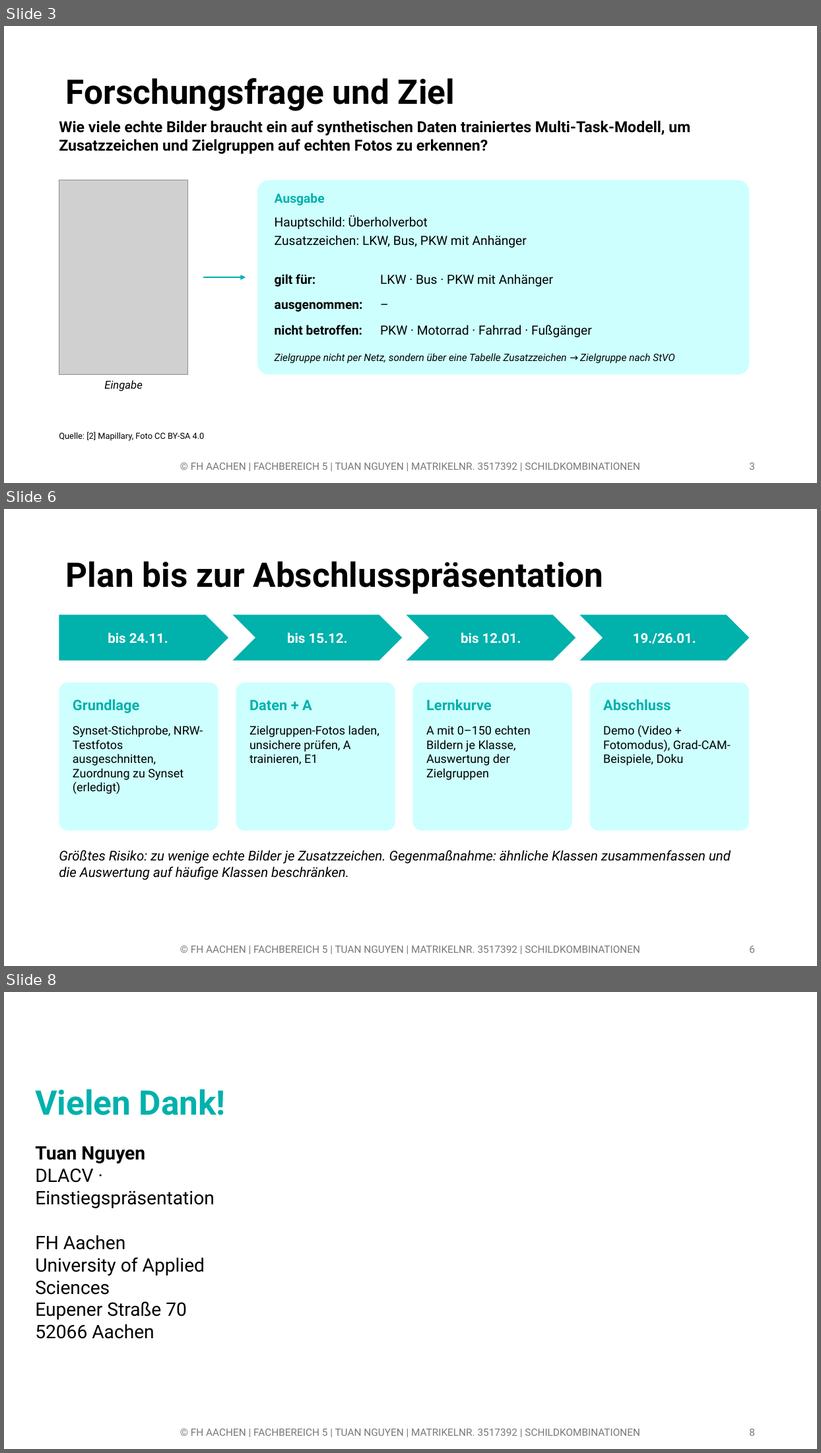
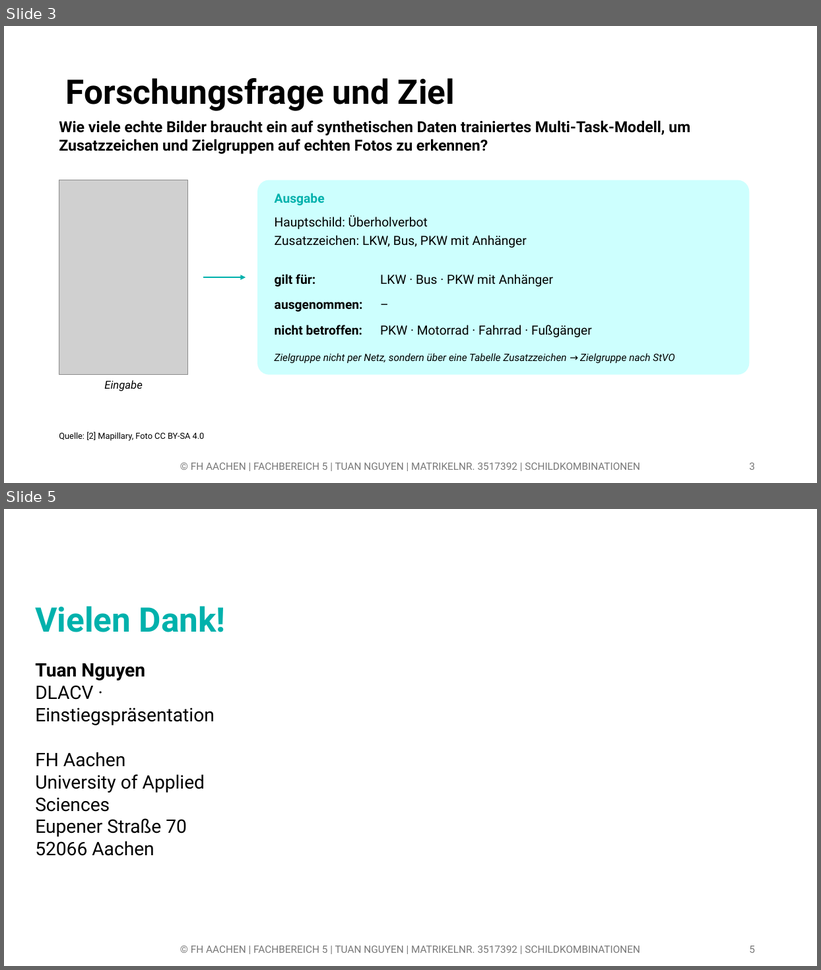
Before and after one commit to tuananh-aa-2001/Traffic-Sign-Recognition-System, a slide deck: praesentationen/01_einstiegspraesentation.pptx. Shown one above the other, each under a label of ours: slides 3, 6 and 8 before the commit, slides 3 and 5 after it; the slides between them are not shown. The pictures are 821x1453 and 821x970 pixels, drawn with LibreOffice and Linux fonts; fonts in the diff are those of the drawing; grey boxes stand for pictures; background and template pictures are left out. Boxes give left, top, right and bottom in pixels: in the first picture for what was removed or moved away, otherwise in the second. Text is boxed around its words. In the diff, an @@ line names an element or a change of style, - is before the commit and + after.

```diff
--- a/praesentationen/01_einstiegspraesentation.pptx
+++ b/praesentationen/01_einstiegspraesentation.pptx
@@ slide 6 removed at [4,509,817,966], background #FFFFFF @@
@@ title removed at [66,561,604,594] @@
-Plan bis zur Abschlusspräsentation
@@ pentagon arrow removed at [59,615,228,661] @@
-bis 24.11.
@@ chevron removed at [233,615,403,661] @@
-bis 15.12.
@@ chevron removed at [407,615,576,661] @@
-bis 12.01.
@@ chevron removed at [580,615,749,661] @@
-19./26.01.
@@ rounded rectangle removed at [59,683,218,831] @@
@@ rounded rectangle removed at [236,683,395,831] @@
@@ rounded rectangle removed at [413,683,572,831] @@
@@ rounded rectangle removed at [590,683,749,831] @@
@@ text removed at [73,699,139,714] @@
-Grundlage
@@ text removed at [250,700,312,710] @@
-Daten + A
@@ text removed at [426,699,492,710] @@
-Lernkurve
@@ text removed at [603,699,671,711] @@
-Abschluss
@@ text removed at [73,725,203,794] @@
-Synset-Stichprobe, NRW-Testfotos ausgeschnitten, Zuordnung zu Synset (erledigt)
@@ text removed at [250,725,380,765] @@
-Zielgruppen-Fotos laden, unsichere prüfen, A trainieren, E1
@@ text removed at [426,725,531,780] @@
-A mit 0–150 echten Bildern je Klasse, Auswertung der Zielgruppen
@@ text removed at [603,725,731,766] @@
-Demo (Video + Fotomodus), Grad-CAM-Beispiele, Doku
@@ text removed at [59,850,731,881] @@
-Größtes Risiko: zu wenige echte Bilder je Zusatzzeichen. Gegenmaßnahme: ähnliche Klassen zusammenfassen und die Auswertung auf häufige Klassen beschränken.
@@ text removed at [191,946,640,953] @@
-© FH AACHEN | FACHBEREICH 5 | TUAN NGUYEN | MATRIKELNR. 3517392 | SCHILDKOMBINATIONEN
@@ page number removed at [749,946,755,953] @@
-6
@@ what was slide 8 is now slide 5 @@
```
Also in this commit, not shown: 1 slide changed, 2 other slides removed.
